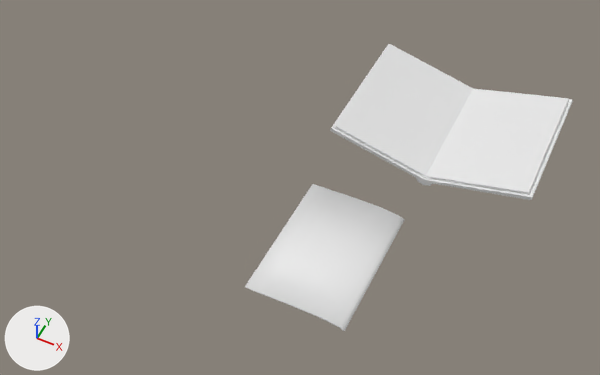
Before and after pictures for a commit that changed the Blender file Assets/06_Models/MainMenuBook/3dbook.blend.
Both versions are drawn from a 50 mm lens placed at (9.64, -14.19, 13.26), pointed at (4.12, -3.14, -0.56). The lights are fixed; the arrows at lower left show +X, +Y and +Z.

Objects in the first picture: 'Cube.001', 'Libro.002'.
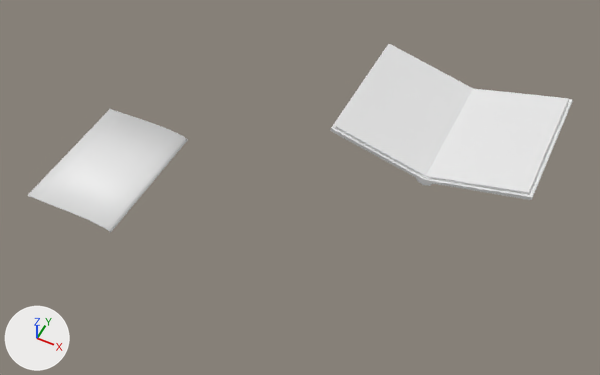
Location of each change, (x1, y1, x2, y2) in pixels of the pictures (600 x 375 px):
```json
{"object": "Cube.001", "change": "moved", "before": [245, 184, 404, 331], "after": [27, 109, 188, 233]}
```

The change, as JSON lines over the scene's bpy script:
```json
{"op": "set", "path": "ob_cube_001.location", "old": "(6.61, -4.64, -0.42)", "new": "(1.22, -4.64, -0.42)"}
```
